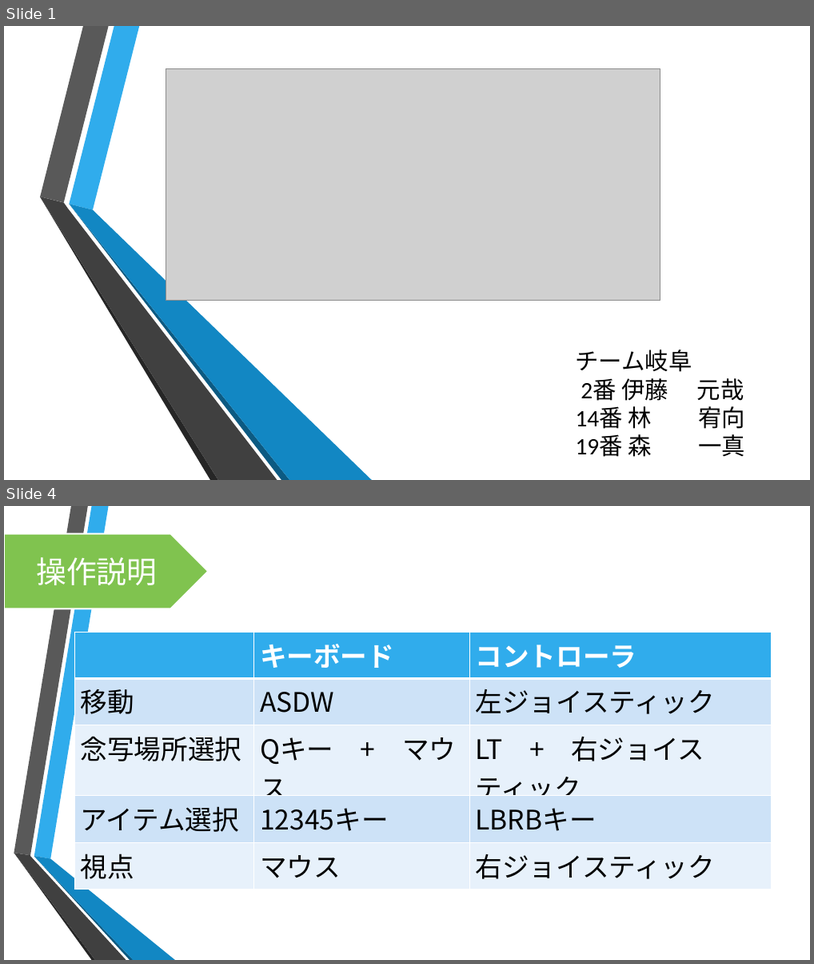
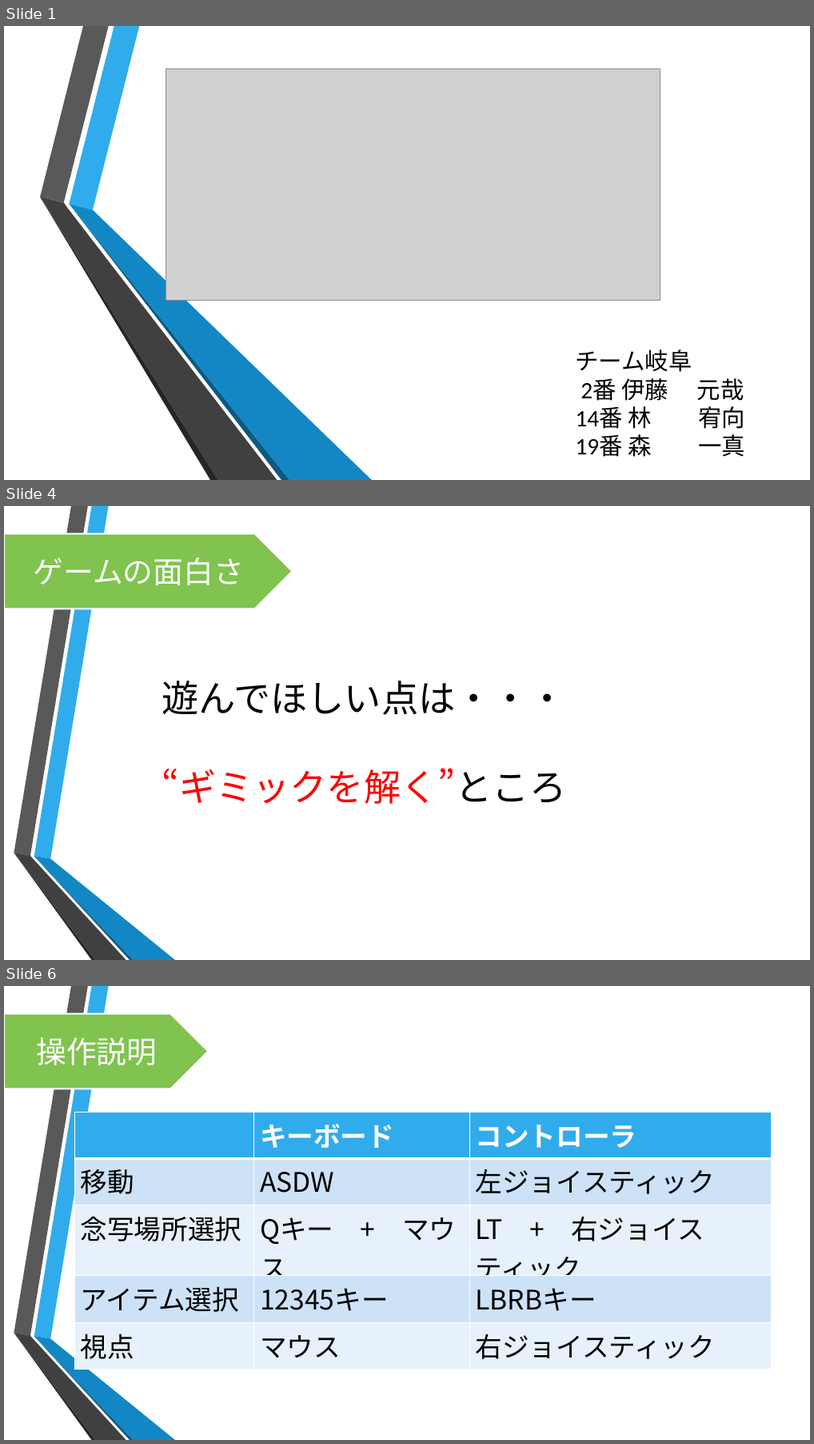
Before and after one commit to motoyaIto/TeamGifu, a slide deck: チーム岐阜プレゼン資料.pptx. Shown one above the other, each under a label of ours: slides 1 and 4 before the commit, slides 1, 4 and 6 after it; the slides between them are not shown. The pictures are 814x964 and 814x1444 pixels, drawn with LibreOffice and Linux fonts; fonts in the diff are those of the drawing; grey boxes stand for pictures; background and template pictures are left out. Boxes give left, top, right and bottom in pixels: in the first picture for what was removed or moved away, otherwise in the second. Text is boxed around its words. In the diff, an @@ line names an element or a change of style, - is before the commit and + after.

```diff
--- a/チーム岐阜プレゼン資料.pptx
+++ b/チーム岐阜プレゼン資料.pptx
@@ slide 4 added at (4,506,810,960), background picture (left out); not listed: 6 template elements that a slide beside it also shows @@
@@ pentagon arrow added at (4,534,293,609), fill #80C34F, outline #FFFFFF 1.75 pt, 36 pt, text #FFFFFF @@
+ゲームの面白さ
@@ text added at (162,680,566,804), 44 pt, text #000000 @@
+遊んでほしい点は・・・
+“ギミックを解く”ところ
@@ what was slide 4 is now slide 6 @@
```
Also in this commit, not shown: 4 slides changed, 3 other slides added, 4 other files.
